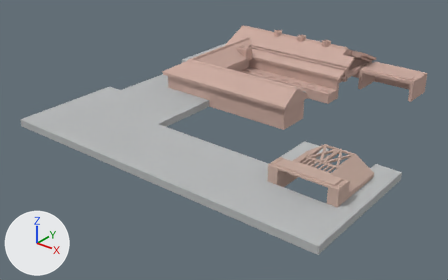
Two versions of the Blender file Demo/Resources/Models/FactoryTypeB.blend, one commit apart.
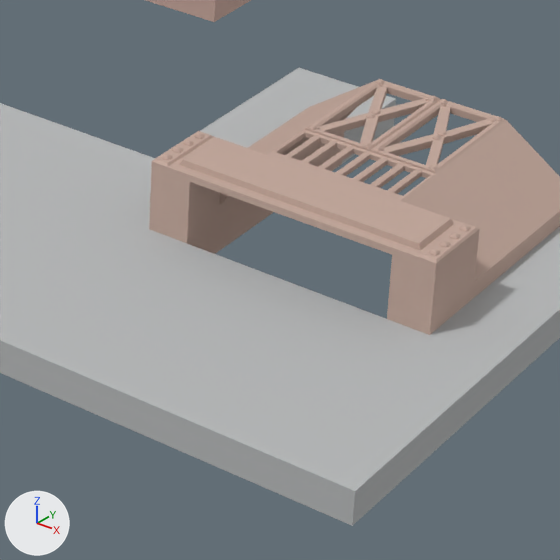
Old and new are each drawn whole from a 50 mm lens placed at (241.4, -364.9, 164.8), pointed at (14.4, -81.2, -11.1) and again close up on the part from 51% to 82% of the width and 44% to 94% of the height. Every picture has the same lights, and +X, +Y and +Z are marked at lower left.

In view in the first close-up: '""Cube""', '""Cube"".001', 'Plane.001'.
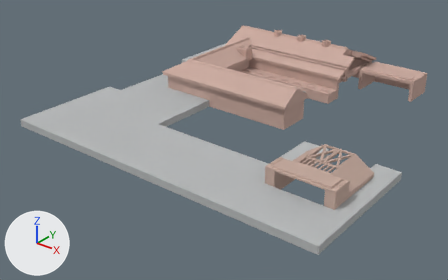
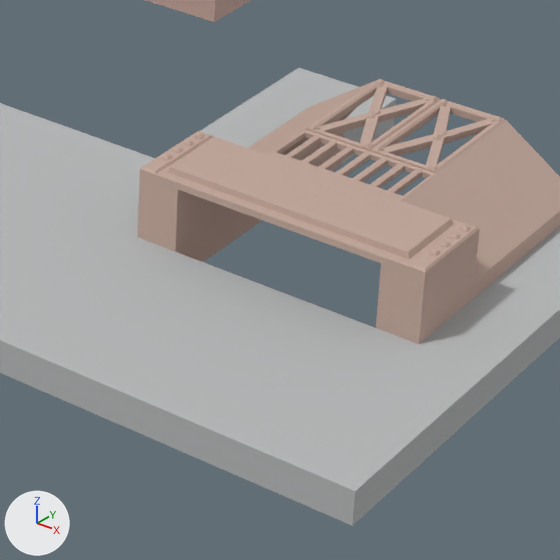
The newer file is also turned or shifted as a whole; pictures and numbers use the older file's frame.

Patch to the scene script:
```diff
--- a/Demo/Resources/Models/FactoryTypeB.blend.py
+++ b/Demo/Resources/Models/FactoryTypeB.blend.py
@@ me_plane @@
 me_plane.from_pydata(...)  # 80 vertices, 75 faces; spans x -0.1..0.1, y -1.22..1.17, z -0.06..0.06
 # used by ob_plane_001; location = (26.4, -54.2, 3.0); scale = (1070.0, 90.6, 35.8)
 # before: 52 (0.05, -0.86, -0.06), 53 (0.09, -0.86, -0.06), 54 (0.05, -0.86, 0.06) at pixel (149, 229), 55 (0.09, -0.86, 0.06) at pixel (429, 335), 76 (0.06, -0.86, -0.06)
 # before: 77 (0.09, -0.86, -0.06), 78 (0.06, -0.86, 0.06) at pixel (186, 243), 79 (0.09, -0.86, 0.06) at pixel (386, 318)
+# me_plane part 1
+for i in [*range(52, 56), *range(76, 80)]: me_plane.vertices[i].co += Vector((0.0, -0.03, 0.0))
 me_plane.materials.append(mat_material)
@@ me_cube @@
 # used by ob_cube; location = (176.3, -81.0, 9.1); rotation_euler = (0.0, 0.0, 3.142), in degrees (0, 0, 180); scale = (7.76, 16.5, 0.45)
-me_cube.from_pydata(...)  # 810 vertices, 975 faces; spans x 6.7..11.9, y 0.8..3.1, z -18.6..15.2
+me_cube.from_pydata(...)  # 810 vertices, 979 faces; spans x 6.7..11.9, y 0.8..3.3, z -18.6..15.2
+# me_cube part 2
+# 4 faces are deleted
+# 18 vertices in x 6.7..11.9, y 3.0..3.1, z -18.6..15.2 move by (0.0, 0.2, 0.0)
+# 4 vertices in x 6.7..11.9, y 3.1, z 14.2 move by (0.0, 0.1, 0.0)
+# 8 new faces join them
 me_cube.materials.append(mat_0)
```

Location of each change, (x1, y1, x2, y2) in pixels of the close-ups (560 x 560 px; the box of a moved part takes in the faces that stretch with it):
'""Cube""', reshaped: before (149, 79, 560, 335); after (137, 79, 560, 344)
part 1 of me_plane, moved or reshaped: before (135, 162, 477, 347); after (135, 170, 477, 347)
part 2 of me_cube, built on: before (149, 137, 480, 335); after (137, 137, 480, 344)
